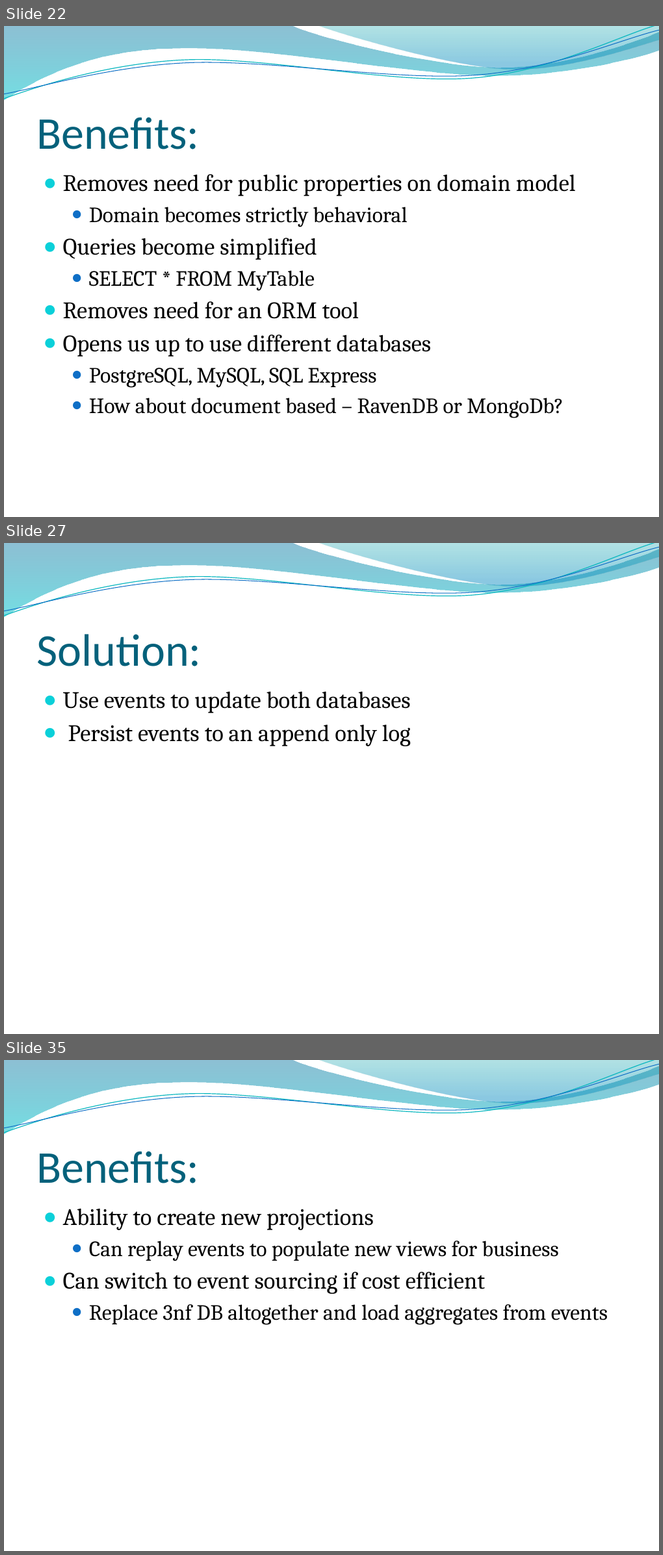
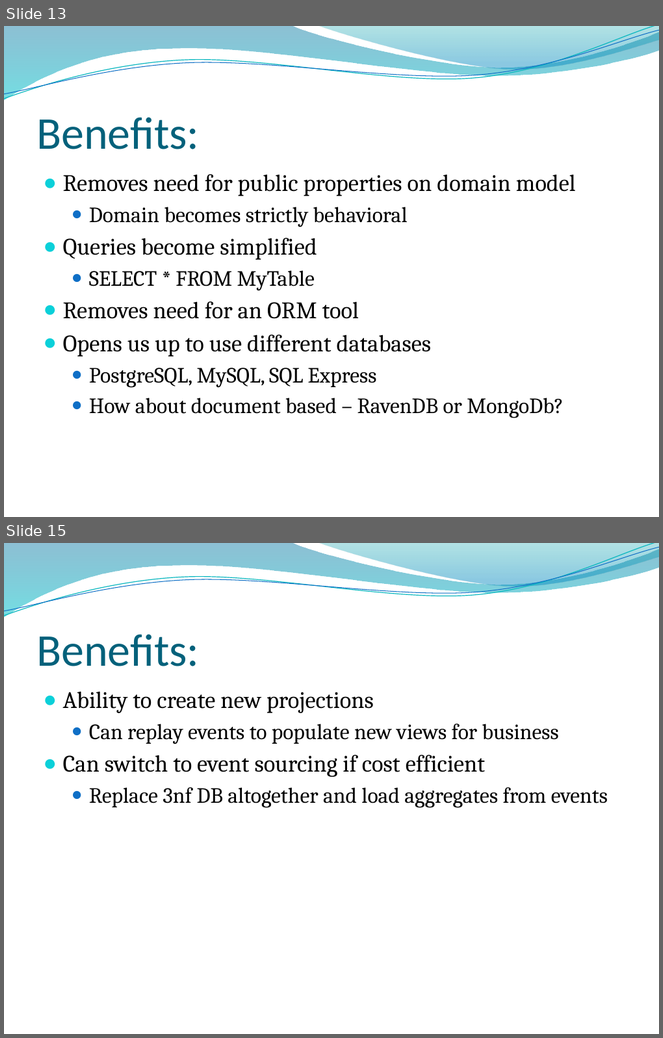
Before and after one commit to ketiko/CQRS.Presentation, a slide deck: Presentation/CQRS.pptx. Shown one above the other, each under a label of ours: slides 22, 27 and 35 before the commit, slides 13 and 15 after it; the slides between them are not shown. The pictures are 663x1555 and 663x1038 pixels, drawn with LibreOffice and Linux fonts; fonts in the diff are those of the drawing; background and template pictures are left out. Boxes give left, top, right and bottom in pixels: in the first picture for what was removed or moved away, otherwise in the second. Text is boxed around its words. In the diff, an @@ line names an element or a change of style, - is before the commit and + after.

```diff
--- a/Presentation/CQRS.pptx
+++ b/Presentation/CQRS.pptx
@@ slide 27 removed at bbox=[4, 543, 659, 1034], background picture (left out); not listed: 4 template elements that a slide beside it also shows @@
@@ title removed at bbox=[36, 634, 201, 667] @@
-Solution:
@@ text removed at bbox=[63, 691, 411, 746] @@
-● Use events to update both databases
-● Persist events to an append only log
@@ what was slide 22 is now slide 13 @@
@@ what was slide 35 is now slide 15 @@
```
Also in this commit, not shown: 7 slides changed, 8 slides added, 27 other slides removed.
